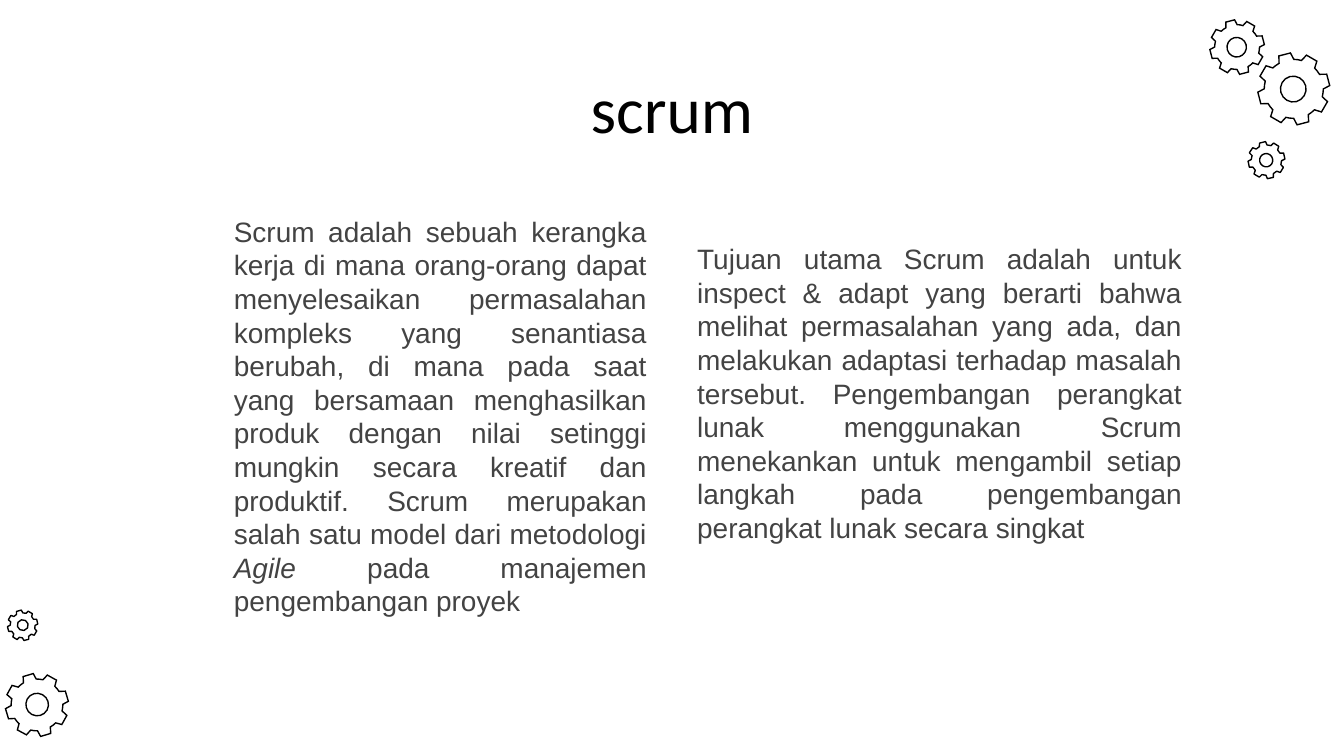
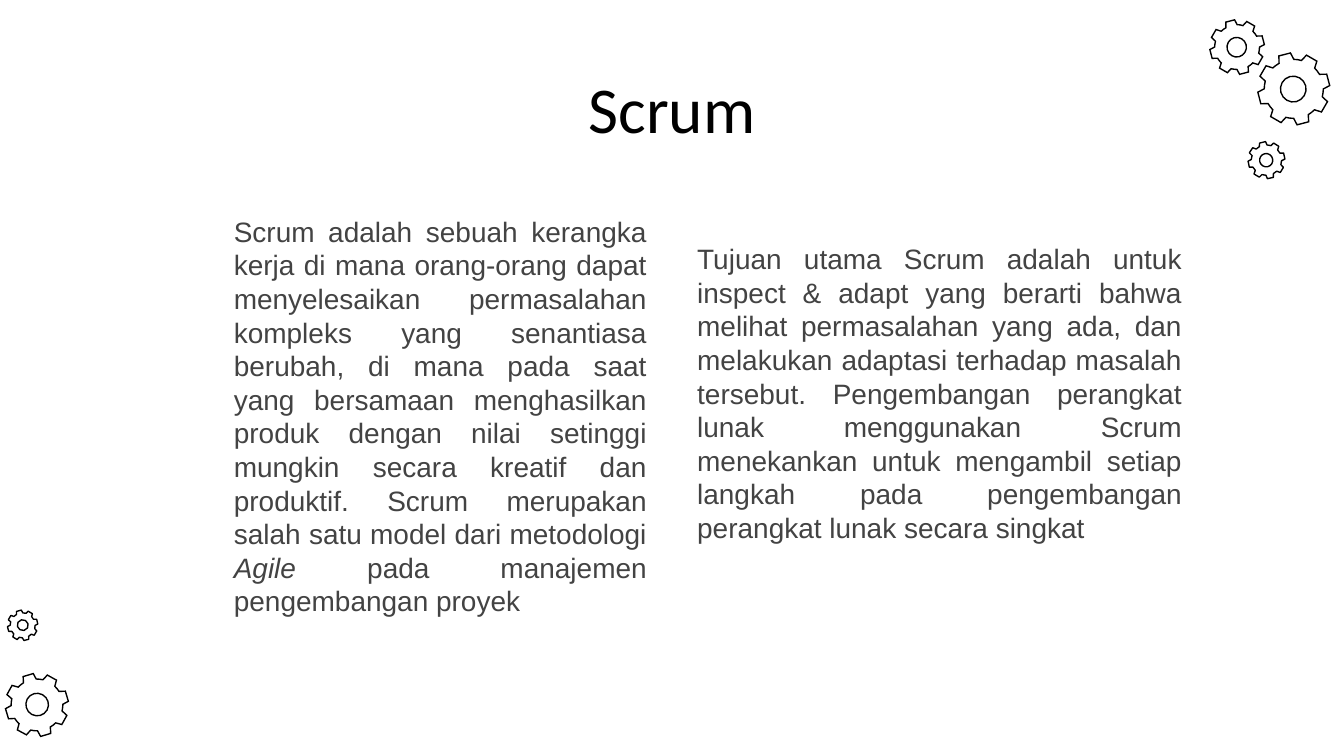
Before and after one commit to kokurate/Proposal, a slide deck: slide 9 of [] patch/proposal.pptx. Drawn at 1344x756 pixels with LibreOffice and Linux fonts; fonts in the diff are those of the drawing. Boxes give left, top, right and bottom in pixels: in the first picture for what was removed or moved away, otherwise in the second. Text is boxed around its words. In the diff, an @@ line names an element or a change of style, - is before the commit and + after.

```diff
--- a/[] patch/proposal.pptx
+++ b/[] patch/proposal.pptx
@@ title at <box>588,90,755,134</box>: text changed @@
-scrum
+Scrum
```
Also in this commit, not shown: 5 other slides changed, 6 other files.
